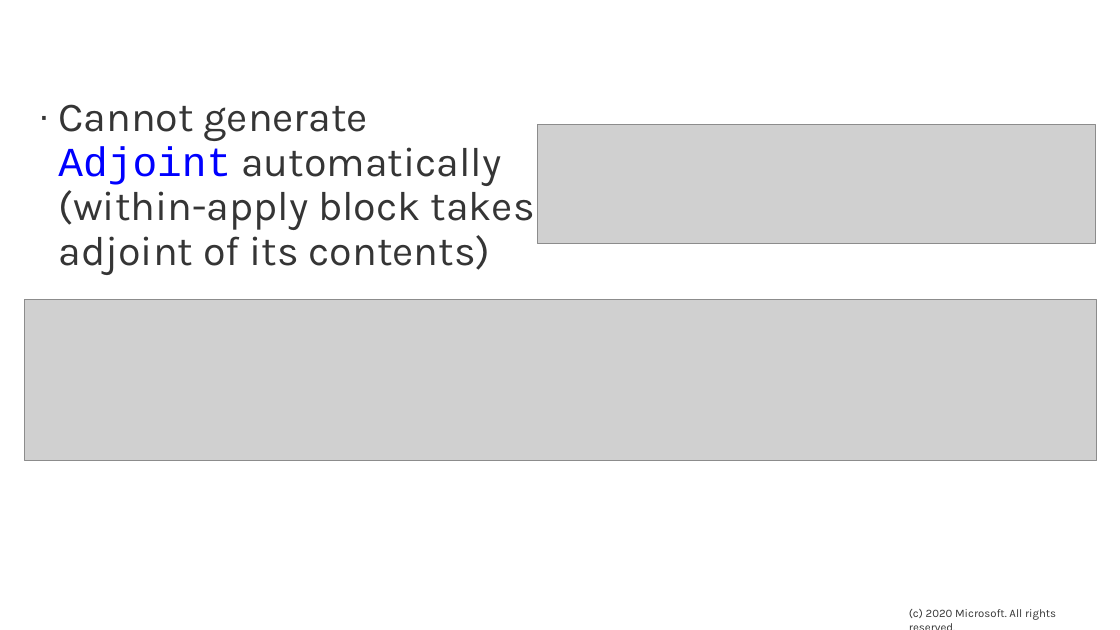
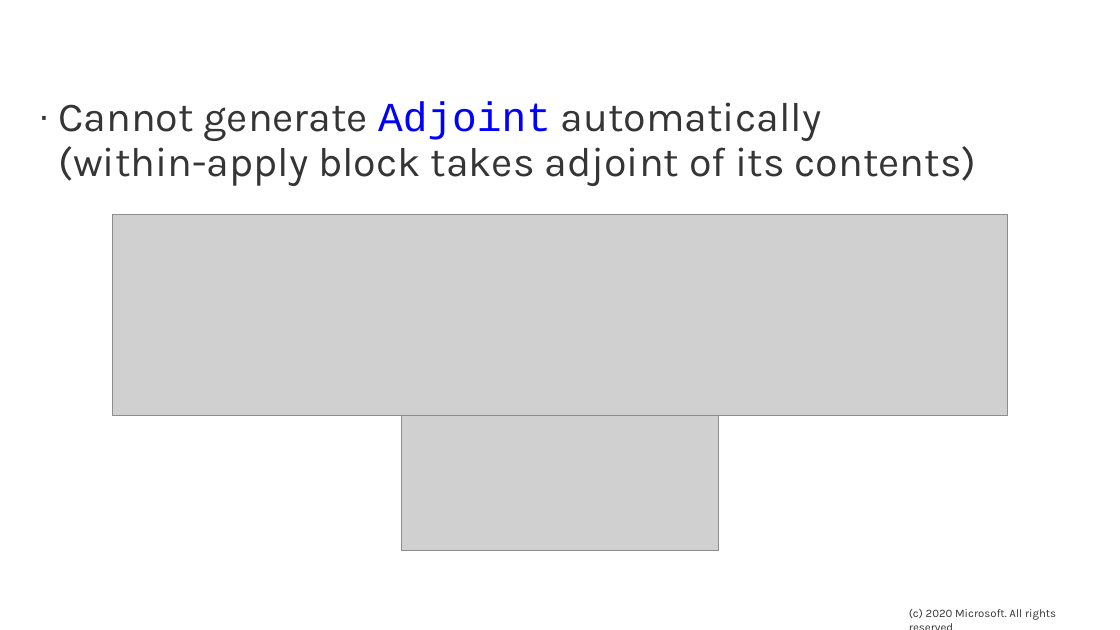
Before and after one commit to microsoft/quantum-curriculum-samples, a slide deck: slide 5 of ProgrammingAssignmentSamples/DebuggingQuantumCode/DebuggingDJAgorithm-Solutions.pptx (slide 4 before the commit). Drawn at 1120x630 pixels with LibreOffice and Linux fonts; fonts in the diff are those of the drawing; grey boxes stand for pictures; background and template pictures are left out. Boxes give left, top, right and bottom in pixels: in the first picture for what was removed or moved away, otherwise in the second. Text is boxed around its words. In the diff, an @@ line names an element or a change of style, - is before the commit and + after.

```diff
--- a/ProgrammingAssignmentSamples/DebuggingQuantumCode/DebuggingDJAgorithm-Solutions.pptx
+++ b/ProgrammingAssignmentSamples/DebuggingQuantumCode/DebuggingDJAgorithm-Solutions.pptx
@@ text "Cannot generate Adjoint automatically (within-apply ..." rewrapped from (58,104,535,275) to (58,102,977,186) @@
@@ picture removed at (537,124,1095,244) @@
@@ picture added at (113,214,1008,416) @@
@@ picture removed at (25,299,1097,460) @@
@@ picture added at (402,416,719,550) @@
```
Also in this commit, not shown: 7 other slides changed, 1 slide removed, 8 other files.
